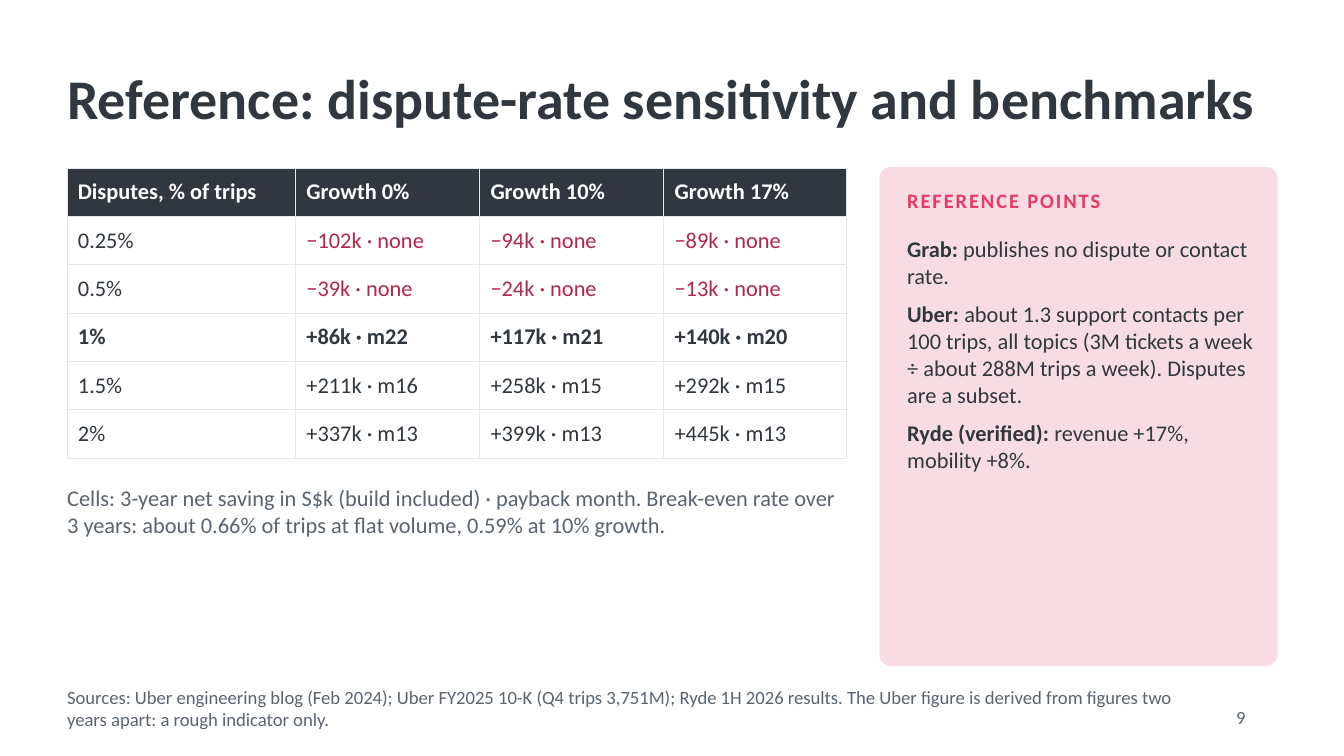
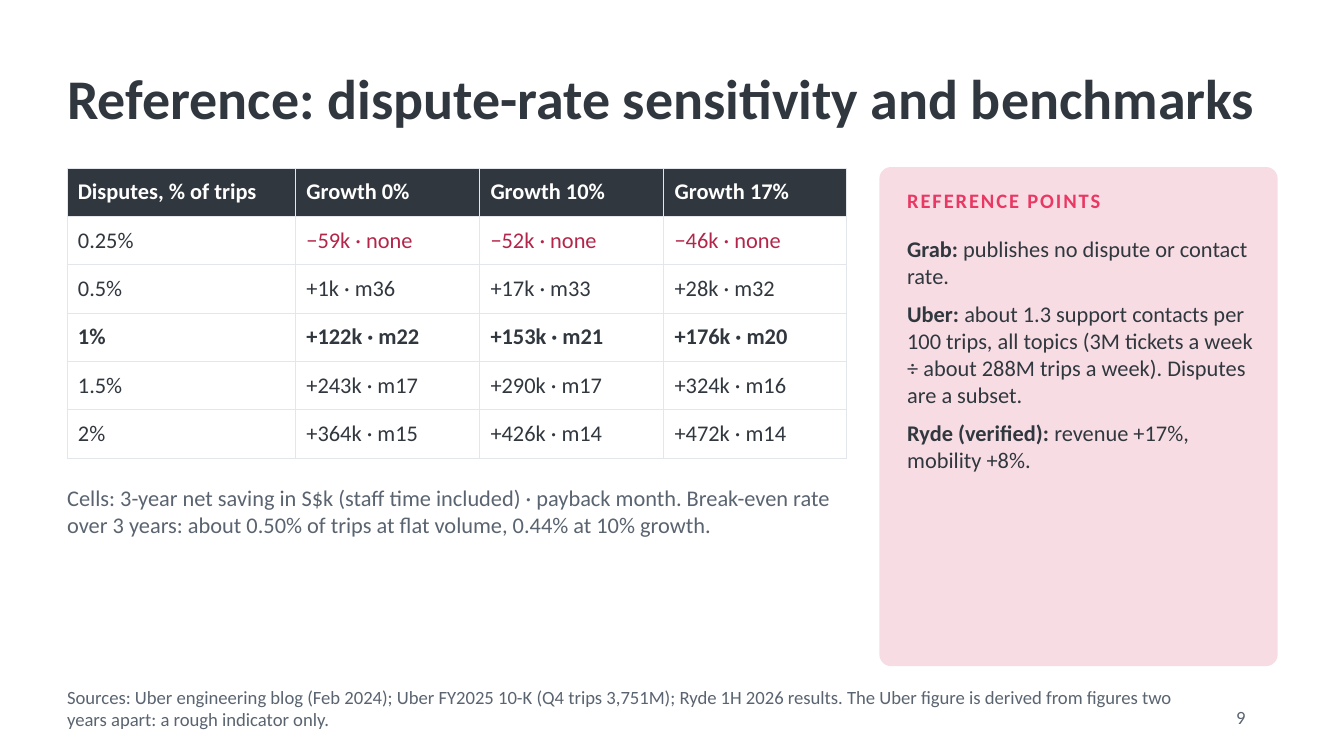
Before and after one commit to hermicaduceus/ryde-dispute-resolution-submission, a slide deck: slide 9 of tools/deployment/ryde-dispute-pitch.pptx. Drawn at 1344x756 pixels with LibreOffice and Linux fonts; fonts in the diff are those of the drawing. Boxes give left, top, right and bottom in pixels: in the first picture for what was removed or moved away, otherwise in the second. Text is boxed around its words. In the diff, an @@ line names an element or a change of style, - is before the commit and + after.

```diff
--- a/tools/deployment/ryde-dispute-pitch.pptx
+++ b/tools/deployment/ryde-dispute-pitch.pptx
@@ table at (67,168,847,445) @@
-row 2: 0.25% | −102k · none | −94k · none | −89k · none
+row 2: 0.25% | −59k · none | −52k · none | −46k · none
-row 3: 0.5% | −39k · none | −24k · none | −13k · none
+row 3: 0.5% | +1k · m36 | +17k · m33 | +28k · m32
-row 4: 1% | +86k · m22 | +117k · m21 | +140k · m20
+row 4: 1% | +122k · m22 | +153k · m21 | +176k · m20
-row 5: 1.5% | +211k · m16 | +258k · m15 | +292k · m15
+row 5: 1.5% | +243k · m17 | +290k · m17 | +324k · m16
-row 6: 2% | +337k · m13 | +399k · m13 | +445k · m13
+row 6: 2% | +364k · m15 | +426k · m14 | +472k · m14
@@ text at (67,490,829,537): text changed @@
-Cells: 3-year net saving in S$k (build included) · payback month. Break-even rate over 3 years: about 0.66% of trips at flat volume, 0.59% at 10% growth.
+Cells: 3-year net saving in S$k (staff time included) · payback month. Break-even rate over 3 years: about 0.50% of trips at flat volume, 0.44% at 10% growth.
```
Also in this commit, not shown: 5 other slides changed, 2 slides added, 1 slide removed, 3 other files.
